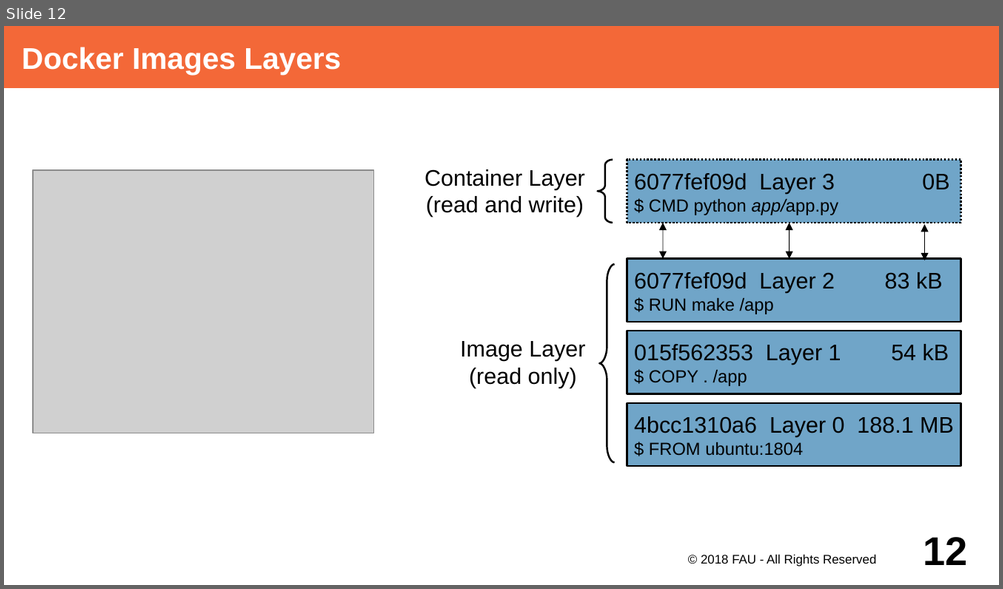
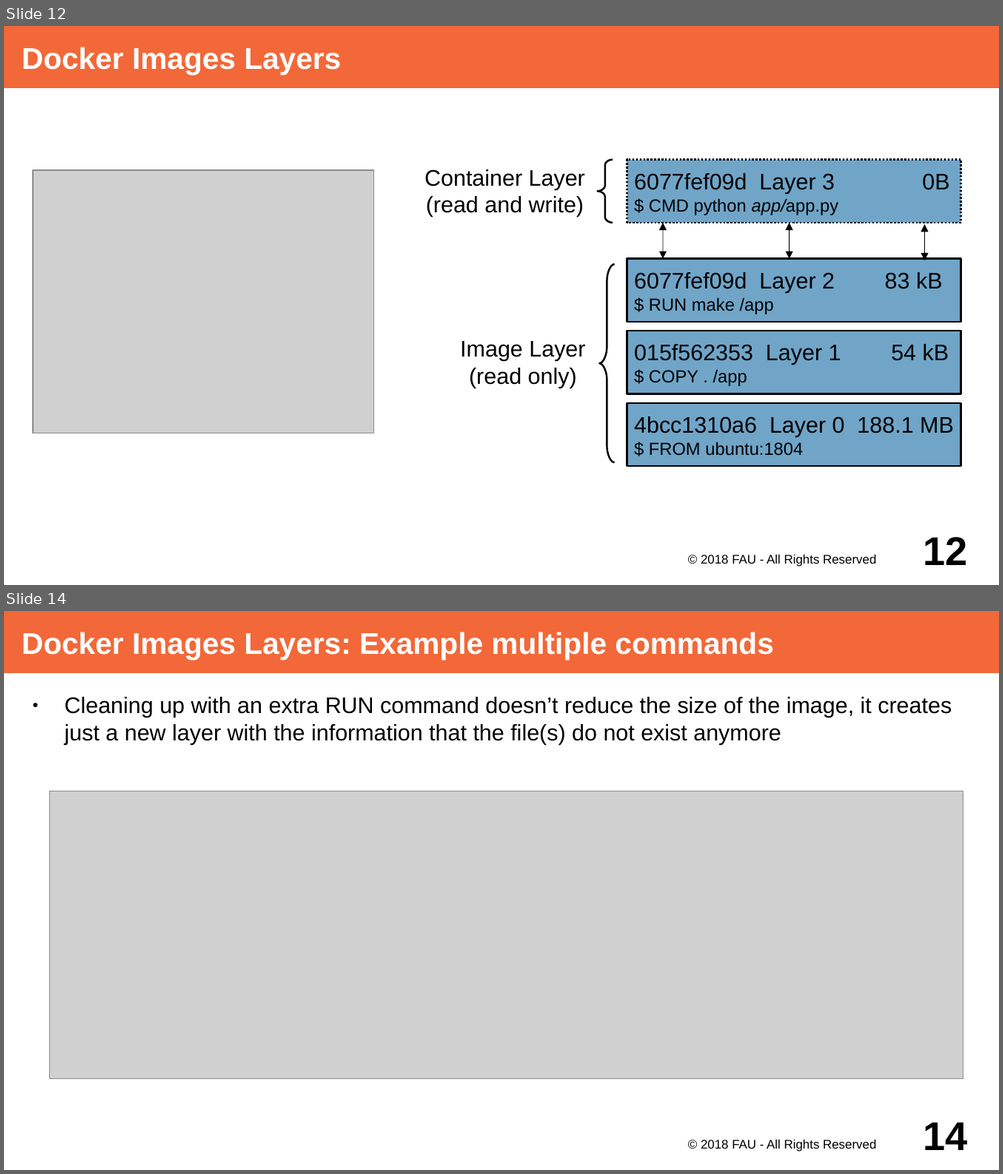
Before and after one commit to dirkriehle/adap-course, a slide deck: Lecture Slides/ADAP Z01 - Containerization.odp. Shown one above the other, each under a label of ours: slide 12 before the commit, slides 12 and 14 after it; the slides between them are not shown. The pictures are 1003x589 and 1003x1174 pixels, drawn with LibreOffice and Linux fonts; fonts in the diff are those of the drawing; grey boxes stand for pictures. Boxes give left, top, right and bottom in pixels: in the first picture for what was removed or moved away, otherwise in the second. Text is boxed around its words. In the diff, an @@ line names an element or a change of style, - is before the commit and + after.

Commit message:
Add containerziation slides with layer difference example

```diff
--- a/Lecture Slides/ADAP Z01 - Containerization.odp
+++ b/Lecture Slides/ADAP Z01 - Containerization.odp
@@ slide 14 added at box(4, 611, 999, 1170), background #FFFFFF @@
@@ title added at box(4, 611, 999, 673), fill #F36838, 24 pt, text #FFFFFF, bold @@
+Docker Images Layers: Example multiple commands
@@ text added at box(65, 697, 951, 744), 18 pt, text #000000 @@
+● Cleaning up with an extra RUN command doesn’t reduce the size of the image, it creates just a new layer with the information that the file(s) do not exist anymore
@@ picture added at box(49, 792, 962, 1079) @@
@@ text added at box(700, 1139, 876, 1152), 10 pt, text #000000 @@
+© 2018 FAU - All Rights Reserved
@@ page number added at box(923, 1122, 967, 1150), 32 pt, text #000000, bold @@
+14
```
Also in this commit, not shown: 2 slides changed, 2 other slides added.
